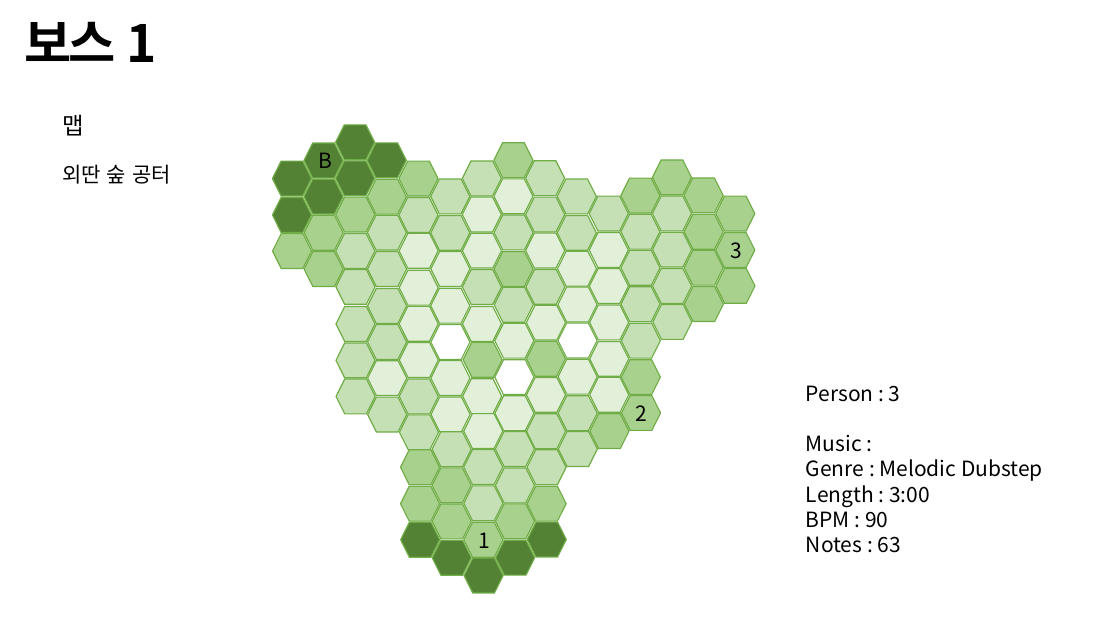
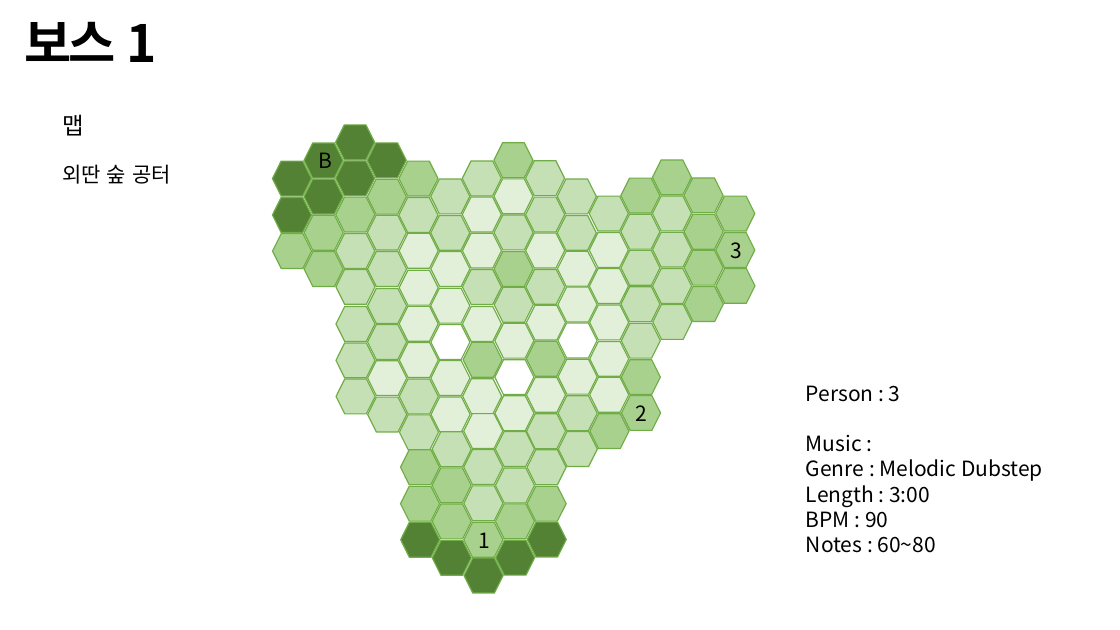
Before and after one commit to Juyeong11/Graduation_project, a slide deck: slide 32 of BeatSlime design repo/비트슬라임 기획서 v0.3.pptx. Drawn at 1120x630 pixels with LibreOffice and Linux fonts; fonts in the diff are those of the drawing. Boxes give left, top, right and bottom in pixels: in the first picture for what was removed or moved away, otherwise in the second. Text is boxed around its words. In the diff, an @@ line names an element or a change of style, - is before the commit and + after.

```diff
--- a/BeatSlime design repo/비트슬라임 기획서 v0.3.pptx
+++ b/BeatSlime design repo/비트슬라임 기획서 v0.3.pptx
@@ text at (806,536,936,553): text changed @@
-Notes : 63
+Notes : 60~80
```
Also in this commit, not shown: 1 other slide changed, 1 slide added.
